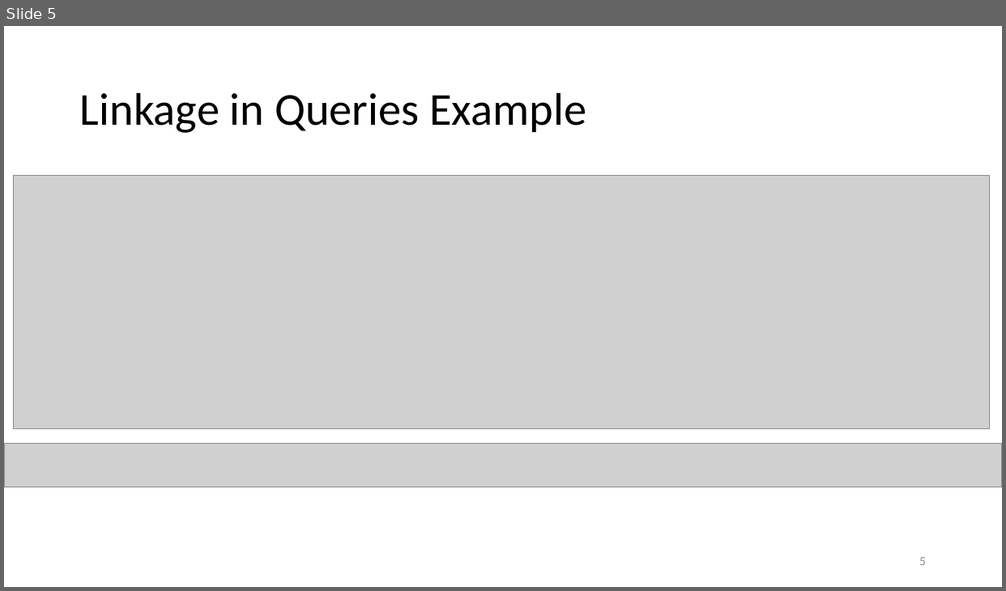
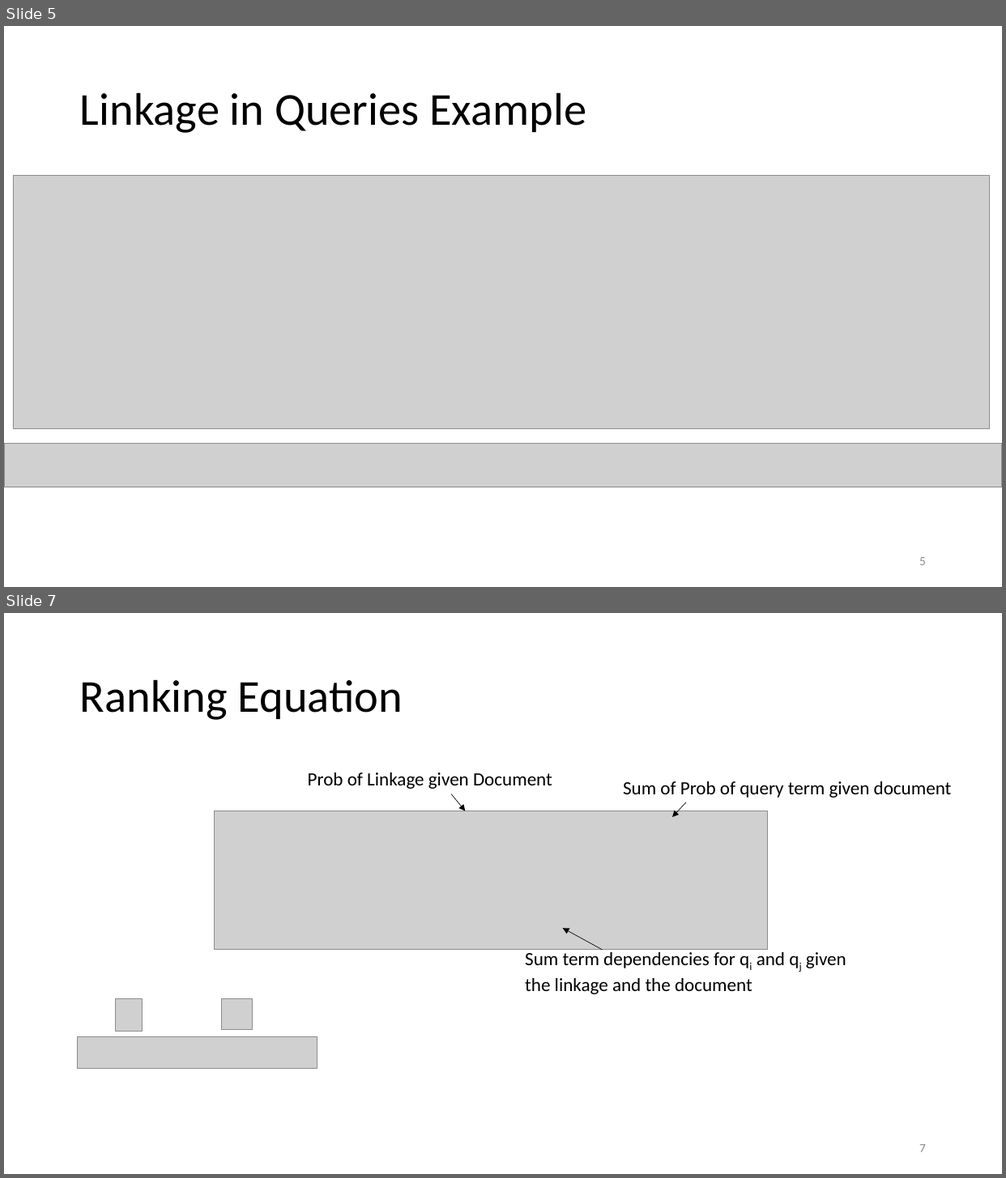
Before and after one commit to Miranda-C-Smith/cs834-f17, a slide deck: assignments/Presentation3/LanguageModelSlides.pptx. Shown one above the other, each under a label of ours: slide 5 before the commit, slides 5 and 7 after it; the slides between them are not shown. The pictures are 1006x591 and 1006x1178 pixels, drawn with LibreOffice and Linux fonts; fonts in the diff are those of the drawing; grey boxes stand for pictures. Boxes give left, top, right and bottom in pixels: in the first picture for what was removed or moved away, otherwise in the second. Text is boxed around its words. In the diff, an @@ line names an element or a change of style, - is before the commit and + after.

```diff
--- a/assignments/Presentation3/LanguageModelSlides.pptx
+++ b/assignments/Presentation3/LanguageModelSlides.pptx
@@ slide 7 added at (x1=4, y1=613, x2=1002, y2=1174), background #FFFFFF @@
@@ title added at (x1=80, y1=679, x2=403, y2=720), 44 pt, text #000000 @@
+Ranking Equation
@@ text added at (x1=308, y1=773, x2=552, y2=789), 18 pt, text #000000 @@
+Prob of Linkage given Document
@@ text added at (x1=623, y1=781, x2=952, y2=798), 18 pt, text #000000 @@
+Sum of Prob of query term given document
@@ arrow added from (451, 794) to (465, 811), #000000 0.5 pt @@
@@ arrow added from (686, 803) to (672, 817), #000000 0.5 pt @@
@@ picture added at (x1=215, y1=811, x2=769, y2=950) @@
@@ arrow added from (602, 950) to (562, 928), #000000 0.5 pt @@
@@ text added at (x1=525, y1=952, x2=846, y2=995), 18 pt, text #000000 @@
+Sum term dependencies for qi and qj given the linkage and the document
@@ picture added at (x1=116, y1=999, x2=142, y2=1032) @@
@@ picture added at (x1=221, y1=999, x2=253, y2=1030) @@
@@ picture added at (x1=78, y1=1037, x2=317, y2=1069) @@
@@ page number added at (x1=919, y1=1144, x2=926, y2=1152), 12 pt, text #8C8C8C @@
+7
```
Also in this commit, not shown: 6 slides changed, 9 other slides added, 1 slide removed, 4 other files.
